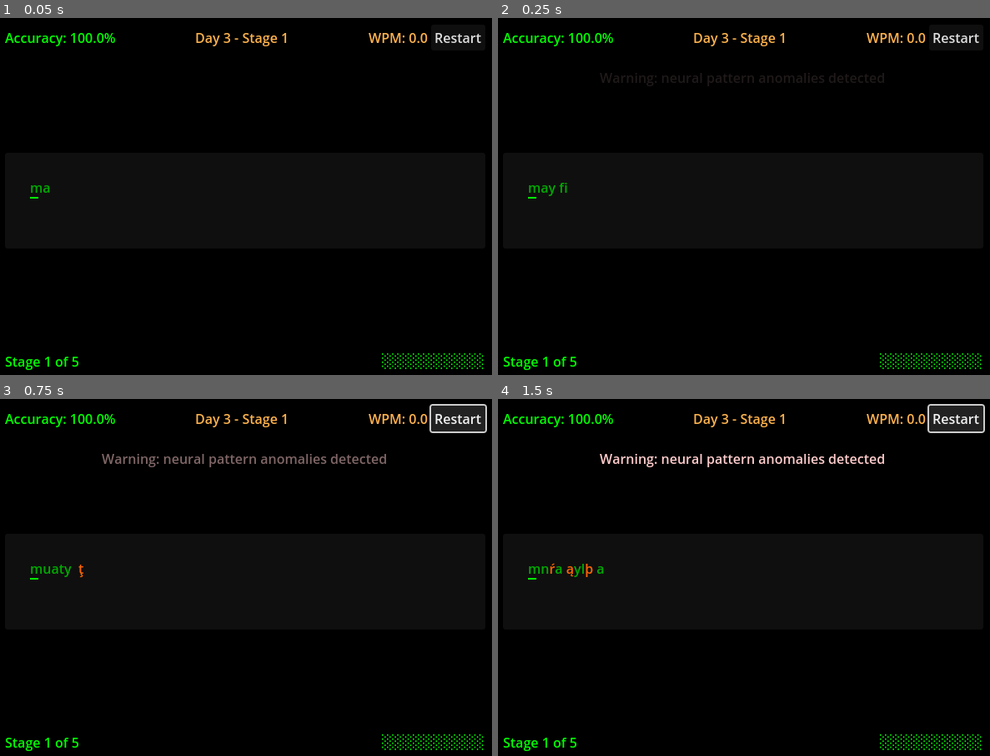
Above: before the commit, frames 1-4 (two rows, left to right).
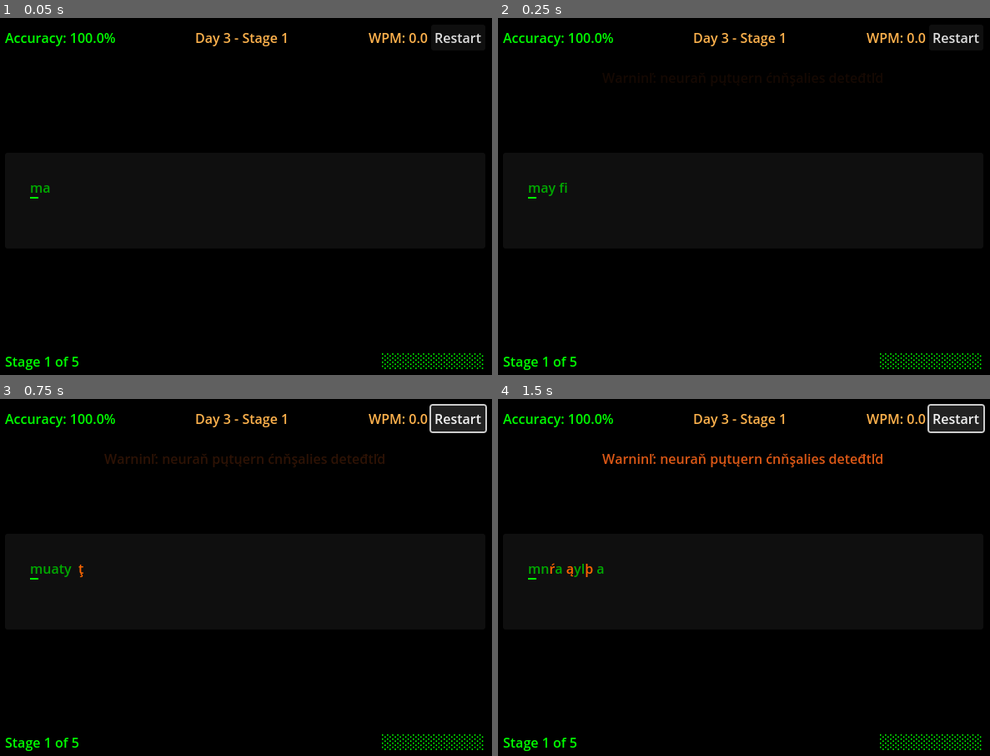
Above: after the commit, the same moments.

Repository: 100-Devs-1-Game/TheTypingExperiment
Game: Godot game, scene res://src/scenes/2d/days/day_3.tscn
Two runs of this game, one before a commit and one after it. Both use one fixed random seed, a clock stepped at 60 frames per second and the inputs below. This scene is started directly instead of the project's main scene.
Inputs:
- Up to frame 1 (0.05 s): no input
- Up to frame 2 (0.25 s): no input
- Up to frame 3 (0.75 s): click "Restart" at 0.5 s
- Up to frame 4 (1.5 s): click "Restart" at 1.25 s

Frame 1 is identical in both runs. In frame 2, 0.2% of the frame differs, in the area x 20-79%, y 15-20%; in frame 3, 0.9%; in frame 4, 1.1%.

Commit message:
added corruption to messages on day 3

Diff:
--- a/src/src/scenes/2d/days/day_3.gd
+++ b/src/src/scenes/2d/days/day_3.gd
@@ -135,20 +135,22 @@
 	if not get_tree() or not message_overlay:
 		return
 
-	# Day 2 - Eerie low-fps fade effects
+	# Day 3 - Glitchy, unstable horror effects
 	message_overlay.visible = true
-	message_overlay.text = message  # Set text immediately
-	var red_tint = Color(1, 0.8, 0.8, 0)  # Preserve red tint but start invisible
-	message_overlay.modulate = red_tint
-
-	# Eerie low-fps fade in effect
-	await _eerie_fade_in()
-
-	# Auto-hide message after 4 seconds
-	await get_tree().create_timer(4.0).timeout
-
-	# Eerie low-fps fade out effect
-	await _eerie_fade_out()
+	var corruption_tint = Color(1, 0.4, 0.1, 0)  # Deep orange corruption color
+	message_overlay.modulate = corruption_tint
+
+	# Glitch the message text randomly before showing
+	var glitched_message = _apply_message_corruption(message)
+
+	# Unstable fade-in with digital artifacts
+	await _corrupted_fade_in(glitched_message)
+
+	# Hold message with subtle glitch pulses
+	await _hold_with_glitch_pulses(5.0)
+
+	# Chaotic fade out with text degradation
+	await _chaotic_fade_out()
 	message_overlay.visible = false
 
 
@@ -237,3 +239,128 @@
 			await tree.create_timer(0.15).timeout
 
 	is_typing_message = false
+
+## Day 3 Horror Functions
+
+func _apply_message_corruption(message: String) -> String:
+	# Apply unicode corruption to random characters for unsettling effect
+	var corrupted = ""
+	var corruption_chars = ["ţ", "ř", "ą", "ë", "ł", "ń", "đ", "ş", "ž", "ć", "ų", "ň", "ď", "ľ"]
+
+	for i in range(message.length()):
+		var char = message[i]
+		# 15% chance to corrupt non-space characters
+		if char != " " and randf() < 0.15:
+			corrupted += corruption_chars[randi() % corruption_chars.size()]
+		else:
+			corrupted += char
+
+	return corrupted
+
+func _corrupted_fade_in(glitched_message: String) -> void:
+	var fade_steps = 12
+	var base_duration = 1.8
+	var step_duration = base_duration / fade_steps
+
+	for step in range(fade_steps + 1):
+		if not get_tree() or not message_overlay:
+			return
+
+		var alpha = float(step) / float(fade_steps)
+
+		# Digital artifact simulation - random alpha jumps
+		if randf() < 0.3:
+			alpha += randf_range(-0.2, 0.3)
+			alpha = clamp(alpha, 0.0, 1.0)
+
+		message_overlay.modulate.a = alpha
+
+		# Occasionally flicker the text corruption
+		if step % 3 == 0 and randf() < 0.4:
+			var reglitched = _apply_message_corruption(glitched_message)
+			message_overlay.text = reglitched
+		else:
+			message_overlay.text = glitched_message
+
+		if step < fade_steps:
+			# Variable timing for unstable feel
+			var actual_duration = step_duration + randf_range(-0.05, 0.1)
+			await get_tree().create_timer(actual_duration).timeout
+
+func _hold_with_glitch_pulses(duration: float) -> void:
+	var elapsed = 0.0
+	var pulse_interval = 0.8
+	var next_pulse = pulse_interval
+
+	while elapsed < duration:
+		if not get_tree() or not message_overlay:
+			return
+
+		var delta = 0.1
+		elapsed += delta
+
+		# Subtle corruption pulses
+		if elapsed >= next_pulse:
+			next_pulse += pulse_interval + randf_range(-0.3, 0.5)
+
+			# Intensity flicker
+			var original_alpha = message_overlay.modulate.a
+			message_overlay.modulate.a = original_alpha * randf_range(0.7, 1.3)
+
+			# Brief text distortion
+			var current_text = message_overlay.text
+			message_overlay.text = _apply_message_corruption(current_text)
+
+			await get_tree().create_timer(0.1).timeout
+
+			if message_overlay:
+				message_overlay.modulate.a = original_alpha
+				message_overlay.text = current_text
+
+		await get_tree().create_timer(delta).timeout
+
+func _chaotic_fade_out() -> void:
+	var fade_steps = 8
+	var fade_duration = 1.2
+	var step_duration = fade_duration / fade_steps
+
+	for step in range(fade_steps + 1):
+		if not get_tree() or not message_overlay:
+			return
+
+		var alpha = 1.0 - (float(step) / float(fade_steps))
+
+		# Chaotic alpha degradation
+		if step > 2:
+			alpha += randf_range(-0.4, 0.2)
+			alpha = clamp(alpha, 0.0, 1.0)
+
+		message_overlay.modulate.a = alpha
+
+		# Text degradation - more corruption as it fades
+		if step > 3:
+			var current_text = message_overlay.text
+			var corruption_level = float(step) / float(fade_steps)
+			var degraded_text = _degrade_text(current_text, corruption_level)
+			message_overlay.text = degraded_text
+
+		if step < fade_steps:
+			var actual_duration = step_duration + randf_range(-0.1, 0.15)
+			await get_tree().create_timer(actual_duration).timeout
+
+func _degrade_text(text: String, corruption_level: float) -> String:
+	var degraded = ""
+	var glitch_chars = ["█", "▓", "▒", "░", "▄", "▀", "■", "□", "▪", "▫"]
+
+	for i in range(text.length()):
+		var char = text[i]
+		# Increase corruption chance based on degradation level
+		if char != " " and randf() < (corruption_level * 0.6):
+			if randf() < 0.3:
+				degraded += glitch_chars[randi() % glitch_chars.size()]
+			else:
+				degraded += ""  # Character deletion
+		else:
+			degraded += char
+
+	return degraded
